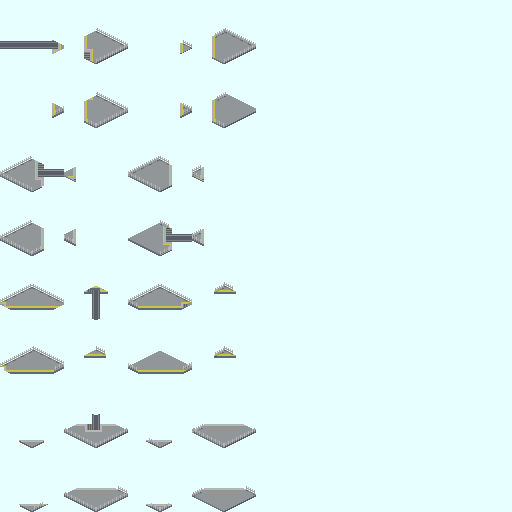
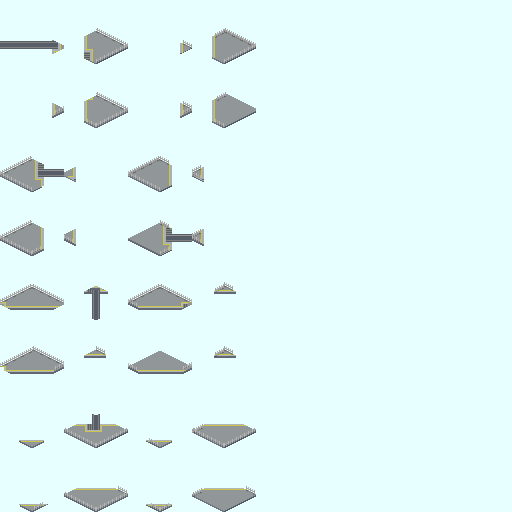
Layers edited between the first and the second 512x512 image:
moved "FS_R" above "FS_B" over [183, 106, 192, 112]
painted on "FS_B" over [183, 101, 192, 112]
